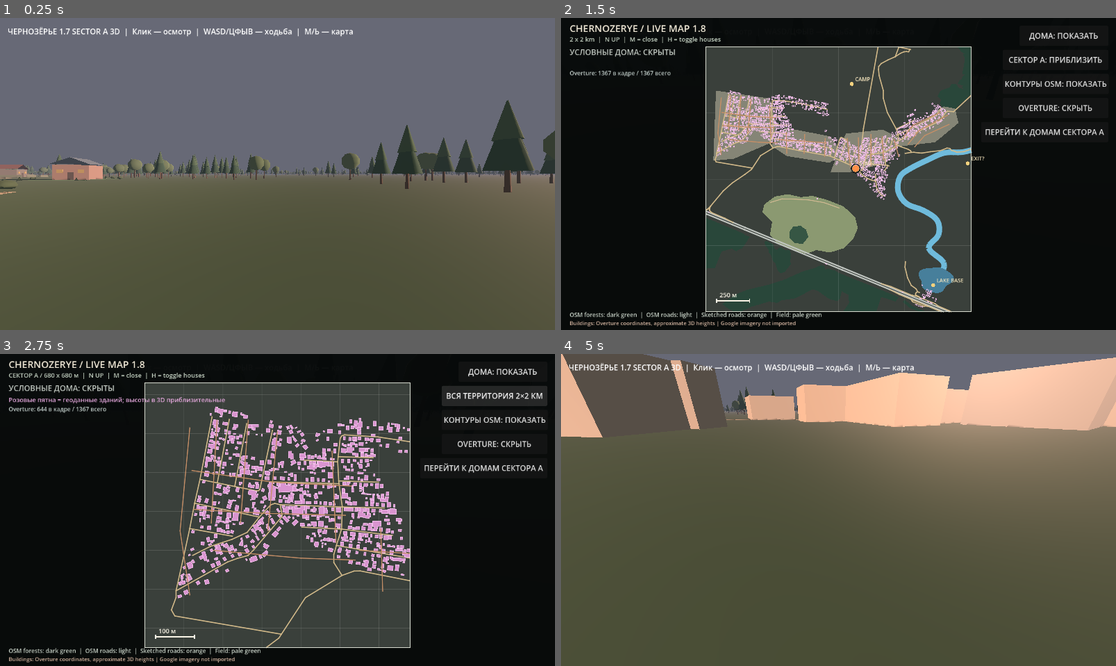
Above: before the commit, frames 1-4 (two rows, left to right).
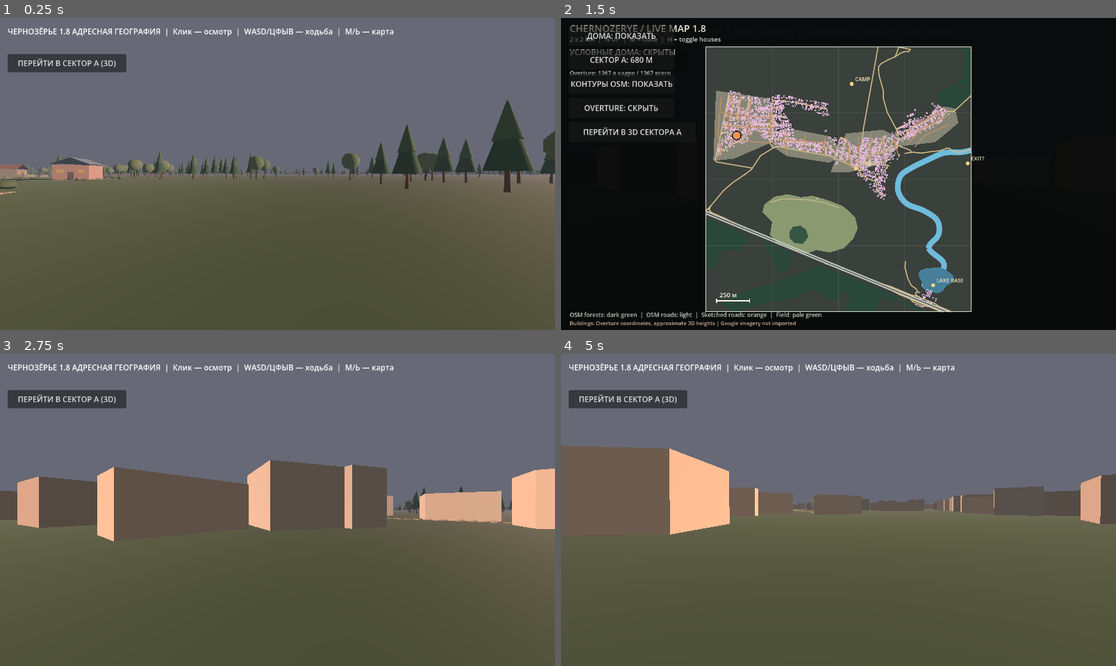
Above: after the commit, the same moments.

Repository: blacklambcult/chernozerye
Game: Godot game, scene res://main.tscn
Two runs of this game, one before a commit and one after it. Both use one fixed random seed, a clock stepped at 60 frames per second and the inputs below.
Inputs (mouse positions are in pixels of both pictures, inside the frame that each line leads up to):
- Up to frame 1 (0.25 s): no input
- Up to frame 2 (1.5 s): click (627, 64) at 0.5 s, where only the run after the commit has a clickable "ПЕРЕЙТИ В СЕКТОР A (3D)"; tap Enter at 1.25 s; move the mouse to (866, 174) at 1.27 s; hold W from 1.28 s (still down); tap M at 1.35 s; click (866, 174) at 1.42 s
- Up to frame 3 (2.75 s): tap Space at 1.52 s; release W at 2 s; click (493, 394) at 2 s, where only the run before the commit has a clickable "СЕКТОР A: ПРИБЛИЗИТЬ"
- Up to frame 4 (5 s): click (1054, 394) at 2.75 s, where only the run before the commit has a clickable "ВСЯ ТЕРРИТОРИЯ 2×2 КМ"; click "ПЕРЕЙТИ К ДОМАМ СЕКТОРА A" (after the commit: "ПЕРЕЙТИ В СЕКТОР A (3D)") at 3.5 s; tap Space at 4.25, 4.52 s; move the mouse to (727, 525) at 4.27 s; hold S from 4.28 s (still down); tap Shift at 4.35 s

The runs differ from the first frame. In frame 1, 1.9% of the frame differs, in the area x 1-71%, y 3-18%; in frame 2, 2.4%; in frame 3, 87%, in the area x 0-100%, y 0-100%; in frame 4, 44%.

Commit message:
ui: visible sector A teleport in both map and 3D, left-side controls and three-step map zoom

Diff:
--- a/godot/world.gd
+++ b/godot/world.gd
@@ -9,7 +9,7 @@
         return
     var geo := get_node_or_null("GeographyBlockoutV07")
     if geo != null and bool(geo.get("generated_ready")):
-        _status_label.text = "ЧЕРНОЗЁРЬЕ 1.7 SECTOR A 3D  |  Клик — осмотр  |  WASD/ЦФЫВ — ходьба  |  M/Ь — карта"
+        _status_label.text = "ЧЕРНОЗЁРЬЕ 1.8 АДРЕСНАЯ ГЕОГРАФИЯ  |  Клик — осмотр  |  WASD/ЦФЫВ — ходьба  |  M/Ь — карта"
         set_process(false)
 
 func _ready() -> void:
@@ -42,6 +42,7 @@
     _create_player()
     _create_label()
     _create_overview_map()
+    _create_quick_navigation()
 
 func _material(color: Color) -> StandardMaterial3D:
     var m := StandardMaterial3D.new()
@@ -204,7 +205,7 @@
 func _create_label() -> void:
     var layer := CanvasLayer.new()
     var label := Label.new()
-    label.text = "ЧЕРНОЗЁРЬЕ 1.6 OVERTURE AUDIT  |  Загрузка домов и леса..."
+    label.text = "ЧЕРНОЗЁРЬЕ 1.8  |  Загрузка домов и леса..."
     label.position = Vector2(16, 16)
     layer.add_child(label)
     add_child(layer)
@@ -391,53 +392,67 @@
     houses_button = Button.new()
     houses_button.text = "ДОМА: ПОКАЗАТЬ"
     map_root.add_child(houses_button)
-    houses_button.set_anchors_preset(Control.PRESET_TOP_RIGHT)
-    houses_button.offset_left = -200.0
+    houses_button.set_anchors_preset(Control.PRESET_TOP_LEFT)
+    houses_button.offset_left = 16.0
     houses_button.offset_top = 16.0
-    houses_button.offset_right = -16.0
+    houses_button.offset_right = 235.0
     houses_button.offset_bottom = 58.0
     houses_button.pressed.connect(_toggle_houses)
 
     sector_button = Button.new()
-    sector_button.text = "СЕКТОР A: ПРИБЛИЗИТЬ"
+    sector_button.text = "СЕКТОР A: 680 М"
     map_root.add_child(sector_button)
-    sector_button.set_anchors_preset(Control.PRESET_TOP_RIGHT)
-    sector_button.offset_left = -235.0
+    sector_button.set_anchors_preset(Control.PRESET_TOP_LEFT)
+    sector_button.offset_left = 16.0
     sector_button.offset_top = 66.0
-    sector_button.offset_right = -16.0
+    sector_button.offset_right = 235.0
     sector_button.offset_bottom = 108.0
     sector_button.pressed.connect(_toggle_sector_a)
 
     osm_button = Button.new()
     osm_button.text = "КОНТУРЫ OSM: ПОКАЗАТЬ"
     map_root.add_child(osm_button)
-    osm_button.set_anchors_preset(Control.PRESET_TOP_RIGHT)
-    osm_button.offset_left = -235.0
+    osm_button.set_anchors_preset(Control.PRESET_TOP_LEFT)
+    osm_button.offset_left = 16.0
     osm_button.offset_top = 116.0
-    osm_button.offset_right = -16.0
+    osm_button.offset_right = 235.0
     osm_button.offset_bottom = 158.0
     osm_button.pressed.connect(_toggle_osm_buildings)
 
     overture_button = Button.new()
     overture_button.text = "OVERTURE: СКРЫТЬ"
     map_root.add_child(overture_button)
-    overture_button.set_anchors_preset(Control.PRESET_TOP_RIGHT)
-    overture_button.offset_left = -235.0
+    overture_button.set_anchors_preset(Control.PRESET_TOP_LEFT)
+    overture_button.offset_left = 16.0
     overture_button.offset_top = 166.0
-    overture_button.offset_right = -16.0
+    overture_button.offset_right = 235.0
     overture_button.offset_bottom = 208.0
     overture_button.pressed.connect(_toggle_overture_buildings)
 
     # Walk the mapped real-world footprint zone immediately, without a 700 m hike.
     sector_a_visit_button = Button.new()
-    sector_a_visit_button.text = "ПЕРЕЙТИ К ДОМАМ СЕКТОРА A"
+    sector_a_visit_button.text = "ПЕРЕЙТИ В 3D СЕКТОРА A"
     map_root.add_child(sector_a_visit_button)
-    sector_a_visit_button.set_anchors_preset(Control.PRESET_TOP_RIGHT)
-    sector_a_visit_button.offset_left = -280.0
-    sector_a_visit_button.offset_right = -16.0
+    sector_a_visit_button.set_anchors_preset(Control.PRESET_TOP_LEFT)
+    sector_a_visit_button.offset_left = 16.0
+    sector_a_visit_button.offset_right = 280.0
     sector_a_visit_button.offset_top = 216.0
     sector_a_visit_button.offset_bottom = 258.0
     sector_a_visit_button.pressed.connect(_visit_sector_a)
+
+func _create_quick_navigation() -> void:
+    # A second, always-visible entry point avoids hunting for a map-only control.
+    var action_layer := CanvasLayer.new()
+    action_layer.name = "SectorAQuickNav"
+    action_layer.layer = 8
+    add_child(action_layer)
+    var action_button := Button.new()
+    action_button.text = "ПЕРЕЙТИ В СЕКТОР A (3D)"
+    action_button.position = Vector2(16.0, 75.0)
+    action_button.size = Vector2(246.0, 38.0)
+    action_button.tooltip_text = "Переместиться на нанесённую в OSM улицу рядом с новыми контурами зданий"
+    action_button.pressed.connect(_visit_sector_a)
+    action_layer.add_child(action_button)
 
 func _visit_sector_a() -> void:
     # Location sampled from a residential OSM road away from mapped rooftops.
@@ -456,9 +471,19 @@
     map_panel.queue_redraw()
 
 func _toggle_sector_a() -> void:
-    var zoom := not bool(map_panel.get("sector_a_zoom"))
-    map_panel.set("sector_a_zoom", zoom)
-    sector_button.text = "ВСЯ ТЕРРИТОРИЯ 2×2 КМ" if zoom else "СЕКТОР A: ПРИБЛИЗИТЬ"
+    var zoom := bool(map_panel.get("sector_a_zoom"))
+    var detailed := bool(map_panel.get("neighborhood_zoom"))
+    if not zoom:
+        map_panel.set("sector_a_zoom", true)
+        map_panel.set("neighborhood_zoom", false)
+        sector_button.text = "УЛИЦЫ A: 300 М"
+    elif not detailed:
+        map_panel.set("neighborhood_zoom", true)
+        sector_button.text = "ВСЯ КАРТА 2×2 КМ"
+    else:
+        map_panel.set("sector_a_zoom", false)
+        map_panel.set("neighborhood_zoom", false)
+        sector_button.text = "СЕКТОР A: 680 М"
     map_panel.queue_redraw()
 
 func _toggle_osm_buildings() -> void:
